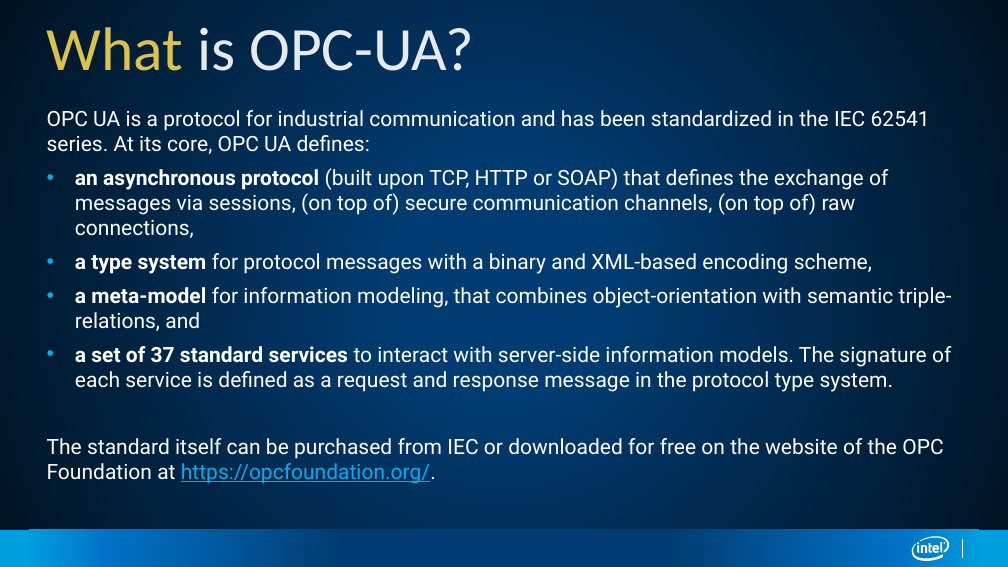
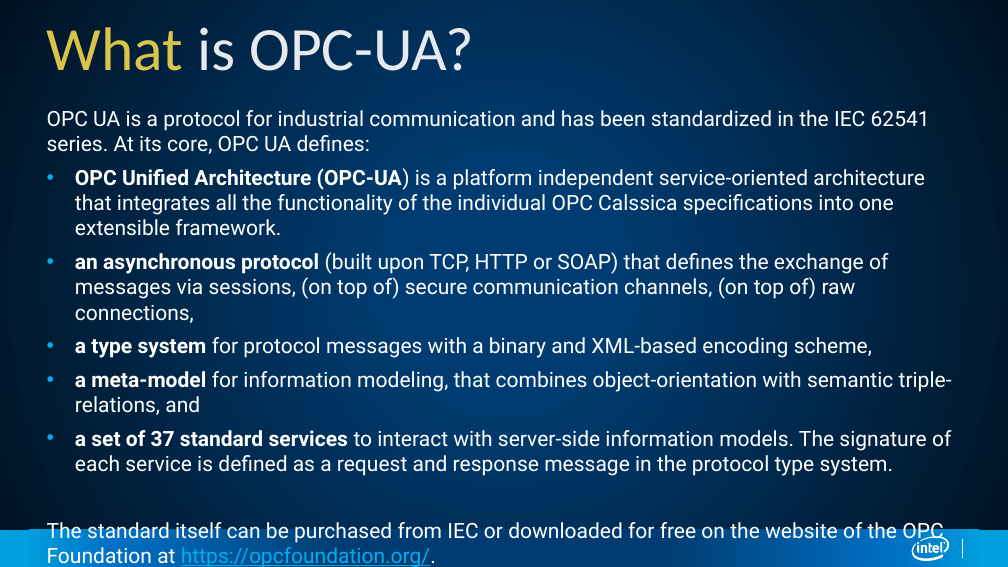
Before and after one commit to SSG-DRD-IOT/Industrial-IoT-Workshop, a slide deck: slide 16 of presentations/Industrial-Protocols.pptx (slide 15 before the commit). Drawn at 1008x567 pixels with LibreOffice and Linux fonts; fonts in the diff are those of the drawing. Boxes give left, top, right and bottom in pixels: in the first picture for what was removed or moved away, otherwise in the second. Text is boxed around its words. In the diff, an @@ line names an element or a change of style, - is before the commit and + after.

Commit message:
Updates to the Presentations

```diff
--- a/presentations/Industrial-Protocols.pptx
+++ b/presentations/Industrial-Protocols.pptx
@@ text at bbox=[75, 168, 925, 236]: paragraph added @@
+• OPC Unified Architecture (OPC-UA) is a platform independent service-oriented architecture that integrates all the functionality of the individual OPC Calssica specifications into one extensible framework.
```
Also in this commit, not shown: 1 other slide changed, 6 slides added.
